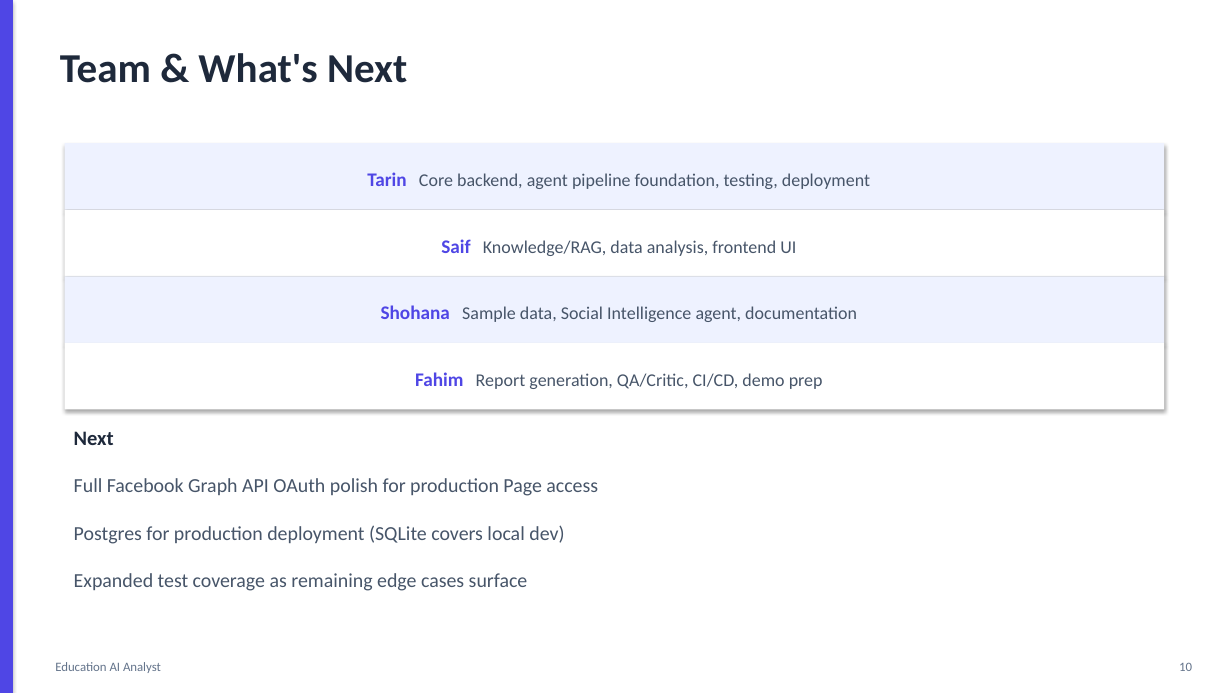
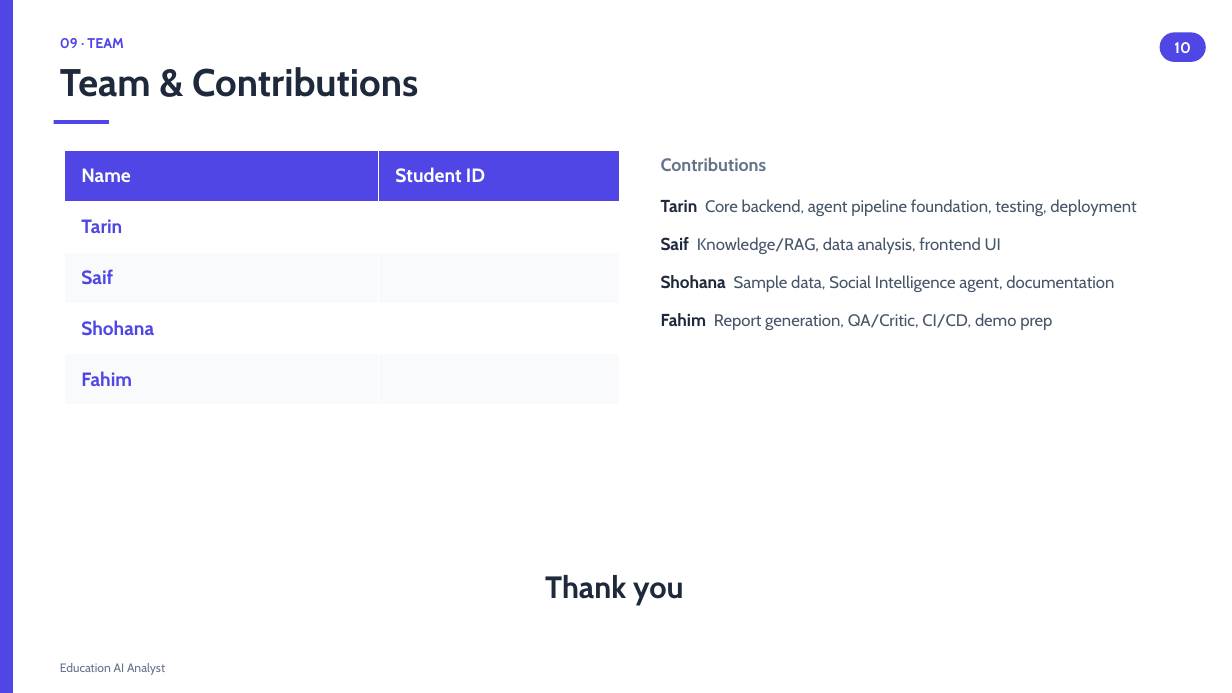
Before and after one commit to sumaiyaSultanaTarin/Education-AI-Analyst, a slide deck: slide 10 of docs/presentation-slides.pptx. Drawn at 1232x693 pixels with LibreOffice and Linux fonts; fonts in the diff are those of the drawing. Boxes give left, top, right and bottom in pixels: in the first picture for what was removed or moved away, otherwise in the second. Text is boxed around its words. In the diff, an @@ line names an element or a change of style, - is before the commit and + after.

```diff
--- a/docs/presentation-slides.pptx
+++ b/docs/presentation-slides.pptx
@@ rectangle at bbox=[0, 0, 13, 693]: shadow off @@
@@ text at bbox=[60, 38, 123, 48]: text changed; size 32 to 11 pt; font Calibri to Cabin; text colour #1E293B to #4F46E5 @@
-Team & What's Next
+09 · TEAM
@@ rounded rectangle "10": place and size @@
-rounded rectangle "10" at bbox=[1179, 662, 1192, 671]
+rounded rectangle "10" at bbox=[1160, 32, 1206, 62]
@@ rounded rectangle "10" at bbox=[1160, 32, 1206, 62]: size 10 to 12 pt, font Calibri to Cabin, text colour #64748B to #FFFFFF, bold on; alignment right to centre; vertical alignment top to middle; fill none to #4F46E5 @@
@@ text added at bbox=[60, 67, 418, 97], 30 pt, text #1E293B, bold @@
+Team & Contributions
@@ rectangle added at bbox=[54, 120, 109, 124], fill #4F46E5 @@
@@ rectangle removed at bbox=[65, 143, 1165, 210] @@
-Tarin Core backend, agent pipeline foundation, testing, deployment
@@ table added at bbox=[65, 151, 619, 405], 5 rows, 2 columns @@
+Name | Student ID
+Tarin | 
+Saif | 
+Shohana | 
+Fahim | 
@@ text added at bbox=[661, 157, 767, 171], 14 pt, text #64748B, bold @@
+Contributions
@@ text added at bbox=[661, 199, 1136, 330], 13 pt, text #475569 @@
+Tarin Core backend, agent pipeline foundation, testing, deployment
+Saif Knowledge/RAG, data analysis, frontend UI
+Shohana Sample data, Social Intelligence agent, documentation
+Fahim Report generation, QA/Critic, CI/CD, demo prep
@@ rectangle removed at bbox=[65, 210, 1165, 276] @@
-Saif Knowledge/RAG, data analysis, frontend UI
@@ rectangle removed at bbox=[65, 276, 1165, 343] @@
-Shohana Sample data, Social Intelligence agent, documentation
@@ rectangle removed at bbox=[65, 343, 1165, 409] @@
-Fahim Report generation, QA/Critic, CI/CD, demo prep
@@ text removed at bbox=[74, 431, 114, 445] @@
-Next
@@ text at bbox=[545, 575, 684, 605]: text changed; size 15.5 to 24 pt; font Calibri to Cabin; text colour #475569 to #1E293B; bold on @@
-Full Facebook Graph API OAuth polish for production Page access
-Postgres for production deployment (SQLite covers local dev)
-Expanded test coverage as remaining edge cases surface
+Thank you
@@ text "Education AI Analyst" at bbox=[60, 663, 165, 675]: size 10 to 9.5 pt, font Calibri to Cabin @@
```
Also in this commit, not shown: 9 other slides changed.
